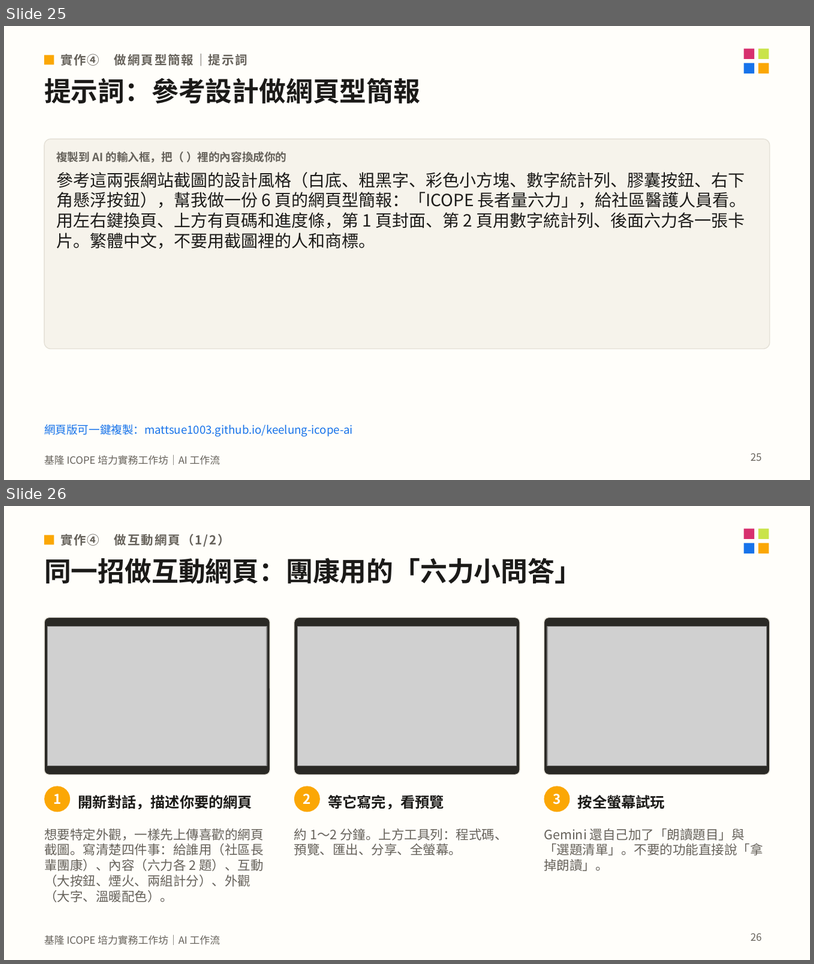
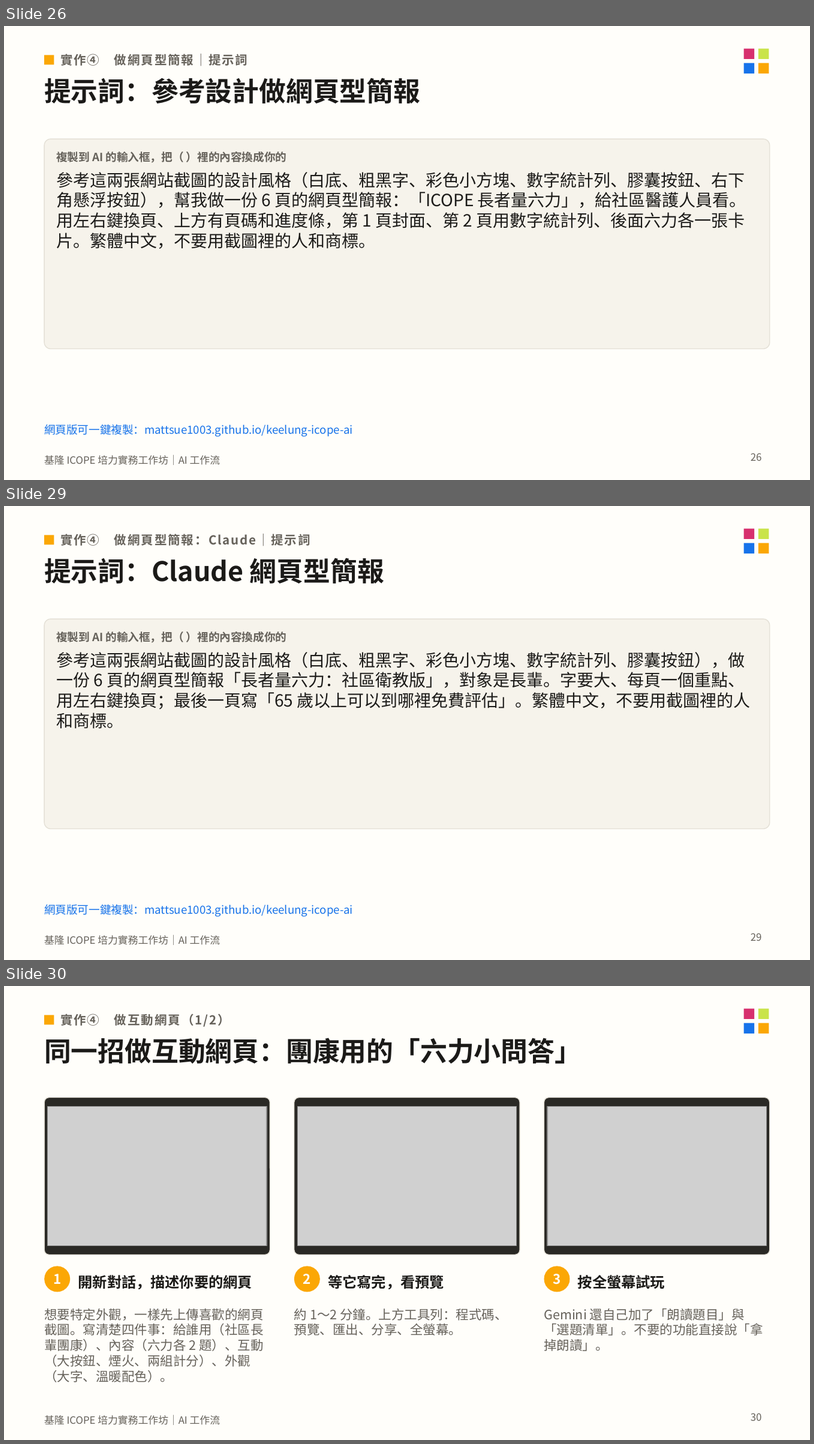
Before and after one commit to mattsue1003/keelung-icope-ai, a slide deck: 基隆ICOPE_AI工作坊_講義.pptx. Shown one above the other, each under a label of ours: slides 25 and 26 before the commit, slides 26, 29 and 30 after it; the slides between them are not shown. The pictures are 814x964 and 814x1444 pixels, drawn with LibreOffice and Linux fonts; fonts in the diff are those of the drawing; grey boxes stand for pictures. Boxes give left, top, right and bottom in pixels: in the first picture for what was removed or moved away, otherwise in the second. Text is boxed around its words. In the diff, an @@ line names an element or a change of style, - is before the commit and + after.

```diff
--- a/基隆ICOPE_AI工作坊_講義.pptx
+++ b/基隆ICOPE_AI工作坊_講義.pptx
@@ slide 29 added at (4, 506, 810, 960), background #FFFEFA; not listed: 5 template elements that a slide beside it also shows @@
@@ rectangle added at (44, 535, 54, 545), fill #FBA705 @@
@@ text added at (60, 534, 311, 546), 11 pt, text #66625B, bold @@
+實作④ 做網頁型簡報：Claude｜提示詞
@@ text added at (44, 558, 384, 583), 24 pt, text #1B1A18, bold @@
+提示詞：Claude 網頁型簡報
@@ rounded rectangle added at (44, 619, 770, 829), fill #F6F3EB, outline #E4E0D6 0.75 pt @@
@@ text added at (56, 631, 287, 642), 10 pt, text #66625B, bold @@
+複製到 AI 的輸入框，把（ ）裡的內容換成你的
@@ text added at (56, 652, 751, 729), 15 pt, text #1B1A18 @@
+參考這兩張網站截圖的設計風格（白底、粗黑字、彩色小方塊、數字統計列、膠囊按鈕），做一份 6 頁的網頁型簡報「長者量六力：社區衛教版」，對象是長輩。字要大、每頁一個重點、用左右鍵換頁；最後一頁寫「65 歲以上可以到哪裡免費評估」。繁體中文，不要用截圖裡的人和商標。
@@ text added at (44, 904, 353, 916), 10 pt, text #1773EA @@
+網頁版可一鍵複製：mattsue1003.github.io/keelung-icope-ai
@@ page number added at (751, 933, 762, 940), 9 pt, text #66625B @@
+29
@@ what was slide 25 is now slide 26 @@
@@ page number at (751, 453, 762, 460): text changed @@
-25
+26
@@ what was slide 26 is now slide 30 @@
@@ page number at (751, 1413, 762, 1420): text changed @@
-26
+30
```
Also in this commit, not shown: 8 slides changed, 5 other slides added, 20 other files.
